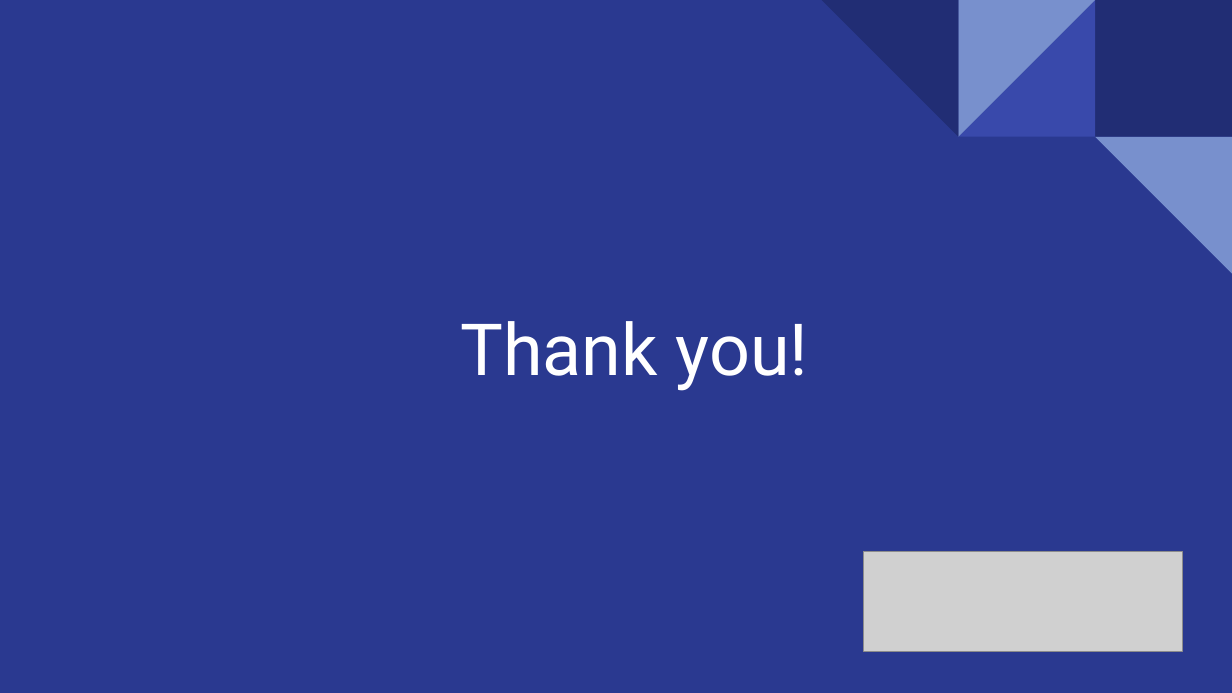
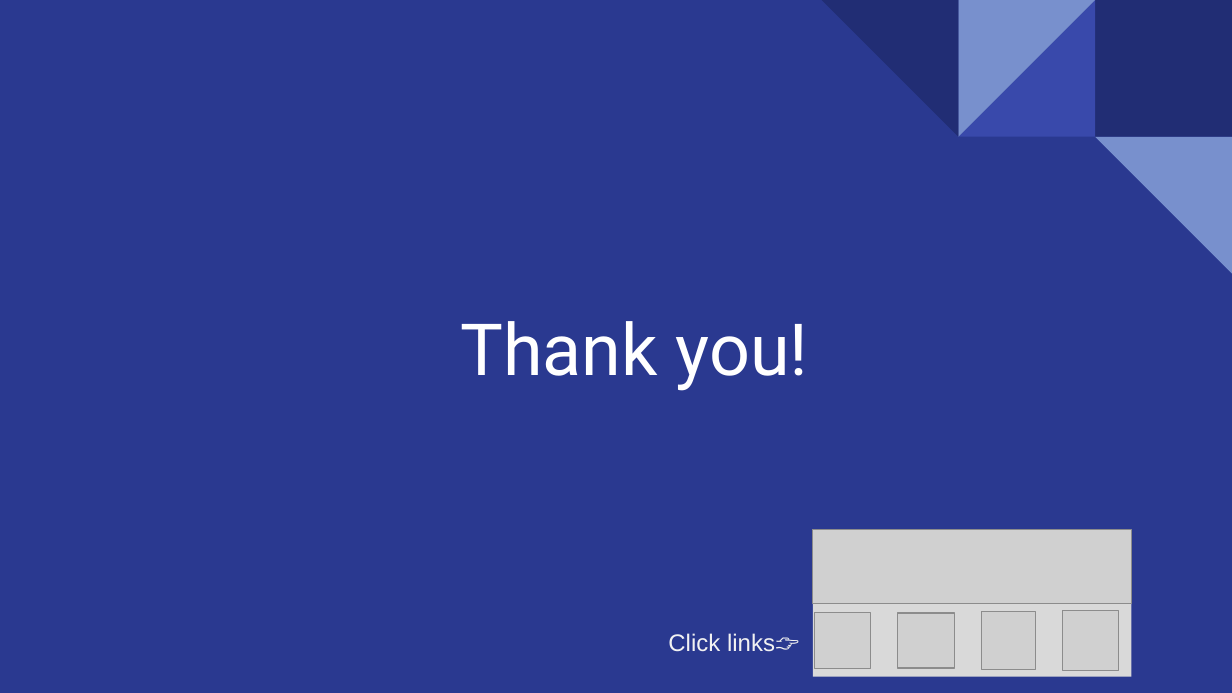
Before and after one commit to ZeyuLiu1996/Steam-Macro-Market-Analysis, a slide deck: slide 12 of doc/Steam_DA_overview.pptx. Drawn at 1232x693 pixels with LibreOffice and Linux fonts; fonts in the diff are those of the drawing; grey boxes stand for pictures. Boxes give left, top, right and bottom in pixels: in the first picture for what was removed or moved away, otherwise in the second. Text is boxed around its words. In the diff, an @@ line names an element or a change of style, - is before the commit and + after.

```diff
--- a/doc/Steam_DA_overview.pptx
+++ b/doc/Steam_DA_overview.pptx
@@ picture: place and size @@
-picture at box(864, 552, 1183, 652)
+picture at box(813, 530, 1132, 604)
@@ rectangle added at box(813, 604, 1132, 676), fill #D9D9D9 @@
@@ picture added at box(814, 612, 870, 669) @@
@@ picture added at box(897, 614, 954, 669) @@
@@ picture added at box(982, 612, 1036, 670) @@
@@ picture added at box(1063, 611, 1120, 670) @@
@@ text added at box(668, 633, 800, 652), 14 pt, text #F2F2F2 @@
+Click links👉
```
Also in this commit, not shown: 1 other slide changed.
